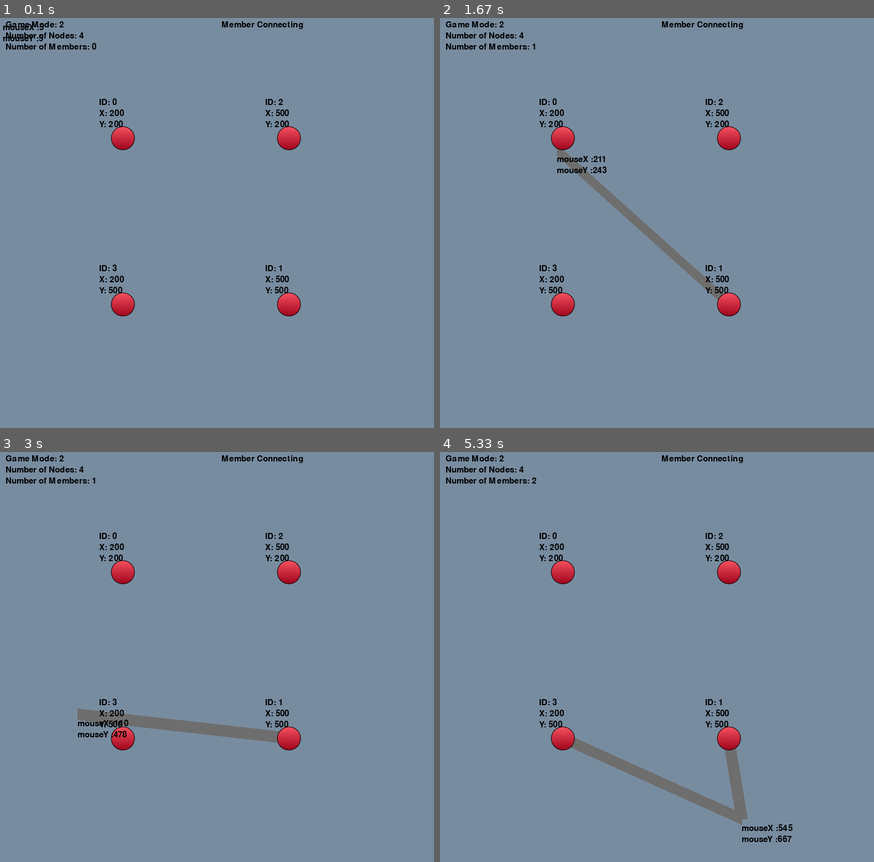
Above: before the commit, frames 1-4 (two rows, left to right).
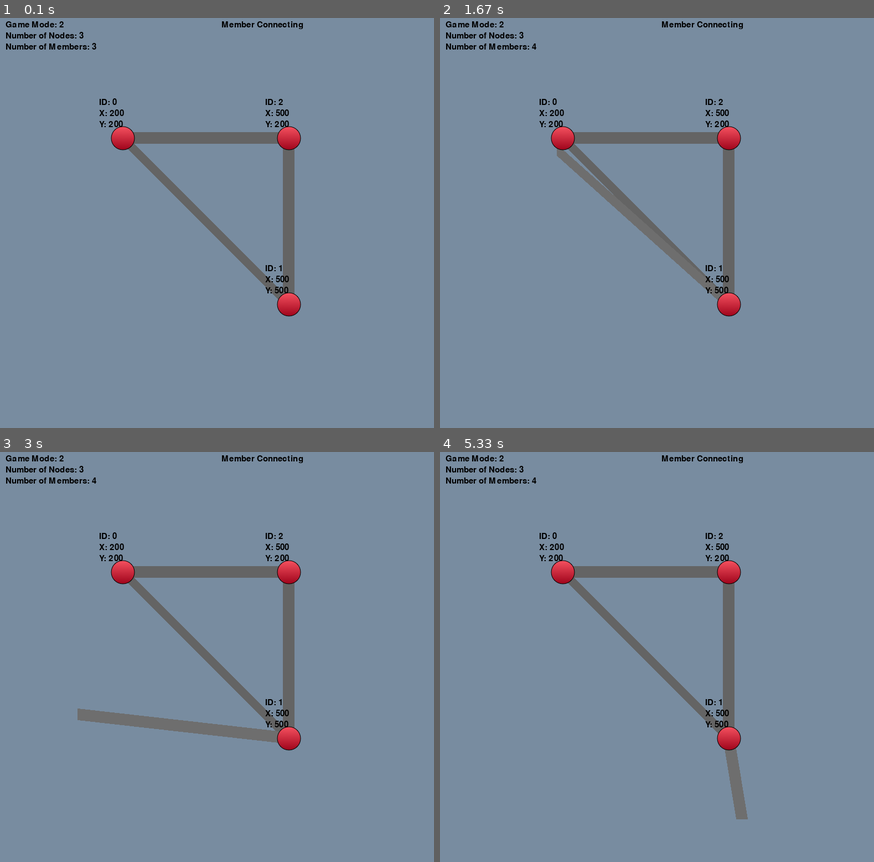
Above: after the commit, the same moments.

Repository: vinnnyr/Vinny-Truss-Solver
Game: pygame game, started from main.py
Two runs of this game, one before a commit and one after it. Both use one fixed random seed, a clock stepped at 60 frames per second and the inputs below. The source is Python 2; it was converted automatically to run under Python 3.
Inputs (mouse positions are in pixels of both pictures, inside the frame that each line leads up to):
- Up to frame 1 (0.1 s): no input
- Up to frame 2 (1.67 s): tap 2 at 0.33 s; click (704, 333) at 0.72 s; click (713, 276) at 1.05 s; click (557, 149) at 1.38 s
- Up to frame 3 (3 s): click (221, 726) at 1.72 s; click (160, 579) at 2.05 s; click (373, 788) at 2.38 s; click (78, 714) at 2.72 s
- Up to frame 4 (5.33 s): click (531, 583) at 3.05 s; click (557, 747) at 3.38 s; click (821, 771) at 3.72 s; click (526, 837) at 4.05 s; click (522, 698) at 4.38 s; click (687, 792) at 4.72 s; click (743, 816) at 5.05 s

The runs differ from the first frame. In frame 1, 3.3% of the frame differs, in the area x 0-68%, y 1-73%; in frame 2, 3.0%; in frame 3, 3.3%; in frame 4, 4.5%, in the area x 18-82%, y 3-96%.

Commit message:
testing environment mod

Diff:
--- a/main.py
+++ b/main.py
@@ -1,6 +1,5 @@
 import pygame
 import math
-import os
 from pygame.locals import *
 
 nodeImg = pygame.image.load('node.png')  # 42px by 42px sprite of a node
@@ -12,6 +11,7 @@
         self.y = _y
         self.id = _id
         self.moving = False
+        self.connMembList=[]
         # self.colour = (0, 0, 255)
         # self.thickness = 10
 
@@ -34,6 +34,10 @@
         # print("Move Mode")
         self.x = mouseX - 21
         self.y = mouseY - 21
+
+    def takeMember(self,memb):
+        self.connMembList.append(memb)
+
 
 
 class Member:
@@ -70,6 +74,8 @@
         self.y2=self.y1+self.value
         pygame.draw.line(screen, self.color, (self.x1, self.y1), (self.x1, self.y2), 10)
         pygame.draw.polygon(screen,self.color,((self.x1-10,self.y2),(self.x1+10,self.y2),(self.x1,self.y2+21)),0)
+        self.fLabel=myFont.render("Force Value: "+ str(self.value),2, (0, 0, 0))
+        screen.blit(self.fLabel,(self.x1+21,self.y2))
 
 
 def checkCollide(classList, x, y):
@@ -93,8 +99,8 @@
     nodeLengthLabel = myFont.render("Number of Nodes: " + str(len(nodeList)), 2, (0, 0, 0))
     memberLengthLabel = myFont.render("Number of Members: " + str(len(memberList)), 2, (0, 0, 0))
     gameModeLabel = myFont.render("Game Mode: " + str(programMode), 2, (0, 0, 0))
-    mouseLabelX = myFont.render("mouseX :" + str(mouseX), 2, (0, 0, 0))
-    mouseLabelY = myFont.render("mouseY :" + str(mouseY), 2, (0, 0, 0))
+    #mouseLabelX = myFont.render("mouseX :" + str(mouseX), 2, (0, 0, 0))
+    #mouseLabelY = myFont.render("mouseY :" + str(mouseY), 2, (0, 0, 0))
 
     if programMode == 1:
         descriptionLabel = myFont.render("Node Building", 2, (0, 0, 0))
@@ -110,8 +116,8 @@
     screen.blit(gameModeLabel, (10, 10))
     screen.blit(nodeLengthLabel, (10, 30))
     screen.blit(memberLengthLabel, (10, 50))
-    screen.blit(mouseLabelX, (mouseX, mouseY + 10))
-    screen.blit(mouseLabelY, (mouseX, mouseY + 30))
+    #screen.blit(mouseLabelX, (mouseX, mouseY + 10))
+    #screen.blit(mouseLabelY, (mouseX, mouseY + 30))
 
 
 def nodeBuilder():
@@ -164,6 +170,7 @@
     if collidedNode:
         memberList.append(Member(collidedNode, len(memberList)))
         memInInterest = memberList[len(memberList) - 1]
+        collidedNode.takeMember(memInInterest)
         memInInterest.moving = True
         print("Started at: " + str(collidedNode.id))
         makingMember = True
@@ -179,6 +186,7 @@
         memInInterest = memberList[len(memberList) - 1]
         memInInterest.moving = False
         memInInterest.endNode = collidedNode
+        collidedNode.takeMember(memInInterest)
 
 
 def forceBuilder():
@@ -233,15 +241,36 @@
 makingMember = False
 
 
-def createTestingNodes():
+def createTesting():
     nodeList.append(Node((200, 200), 0))
     nodeList.append(Node((500, 500), 1))
     nodeList.append(Node((500, 200), 2))
-    nodeList.append(Node((200, 500), 3))
-
-
-createTestingNodes()
-
+
+    p=0
+    for n in nodeList:
+        while p<len(nodeList)-1:
+            memberList.append(Member(n,p))
+            memInInterest=memberList[len(memberList) - 1]
+            n.takeMember(memInInterest)
+            memInInterest.moving=False
+            memInInterest.endNode=nodeList[p+1]
+            nodeList[p+1].takeMember(memInInterest)
+            p=p+1
+    memberList.append(Member(nodeList[1], p))
+    memInInterest = memberList[len(memberList) - 1]
+    nodeList[1].takeMember(memInInterest)
+    memInInterest.moving = False
+    memInInterest.endNode = nodeList[2]
+    nodeList[2].takeMember(memInInterest)
+    p = p + 1
+
+def printOwners():
+    for n in nodeList:
+        print("Node Id: "+str(n.id))
+        print("Owns: ")
+        for m in n.connMembList:
+            print("Memb"+str(m.id))
+createTesting()
 while not done:
     (mouseX, mouseY) = pygame.mouse.get_pos()  # Global Variables mouseX and mouseY
     for event in pygame.event.get():
@@ -272,6 +301,7 @@
                 programMode = 1  # program mode 1: Node Building
             elif event.key == pygame.K_2:
                 programMode = 2  # Member connecting
+                #printOwners()
             elif event.key == pygame.K_3:
                 programMode = 3  # force inputting
 
